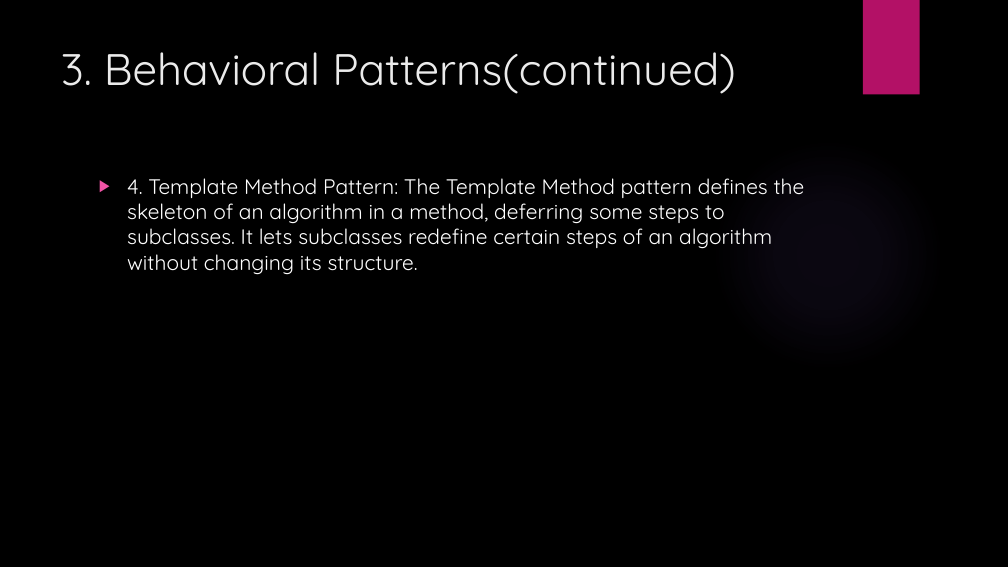
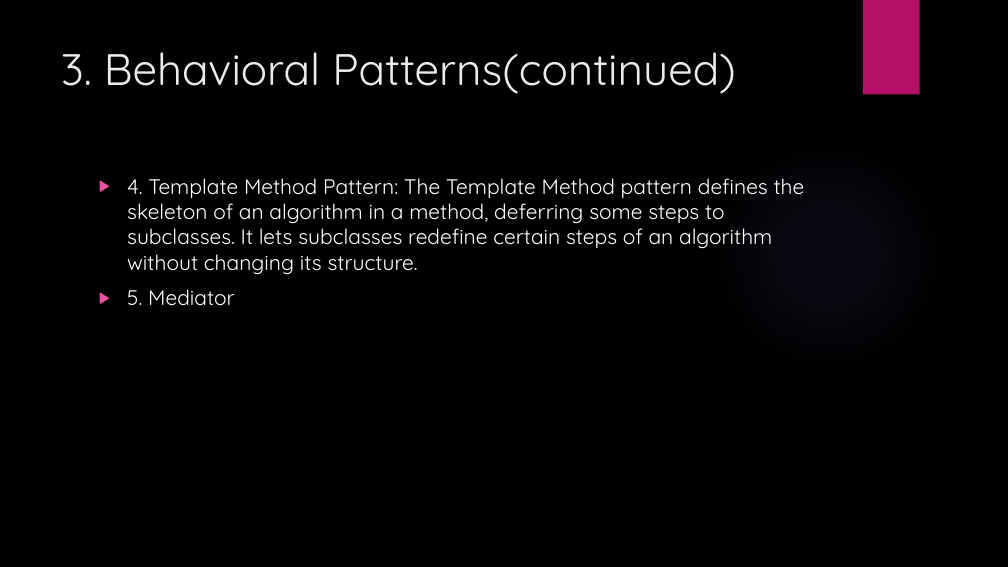
Before and after one commit to coderameen/Software-Architecture-and-Design-Patterns-in-Python-and-StarUML-Tool, a slide deck: slide 9 of Software Design Patterns PPT.pptx. Drawn at 1008x567 pixels with LibreOffice and Linux fonts; fonts in the diff are those of the drawing; background and template pictures are left out. Boxes give left, top, right and bottom in pixels: in the first picture for what was removed or moved away, otherwise in the second. Text is boxed around its words. In the diff, an @@ line names an element or a change of style, - is before the commit and + after.

Commit message:
added Design pattern PPT

```diff
--- a/Software Design Patterns PPT.pptx
+++ b/Software Design Patterns PPT.pptx
@@ text at (x1=127, y1=289, x2=235, y2=306): paragraph added @@
+▶ 5. Mediator
```
Also in this commit, not shown: 5 other slides changed, 16 slides added.
